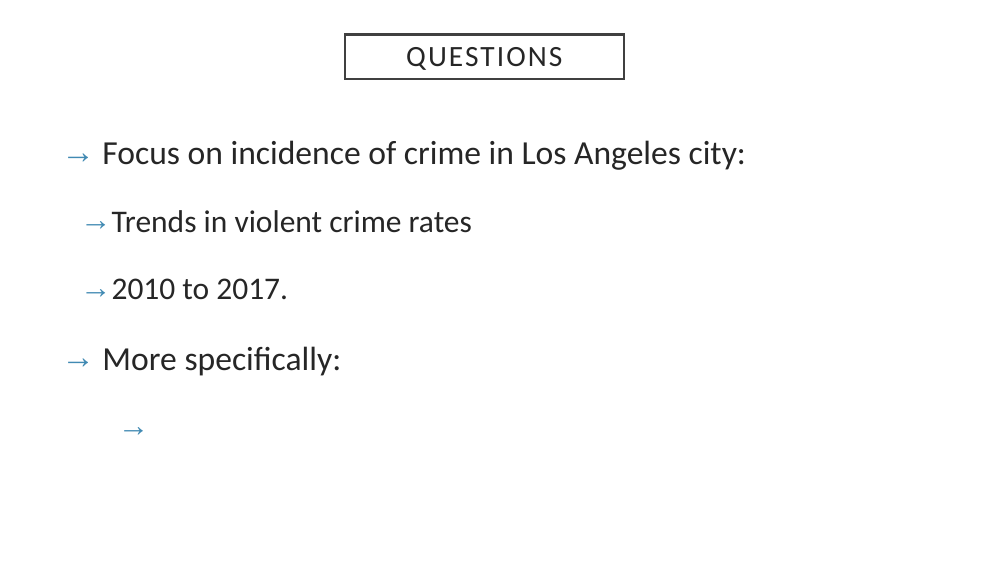
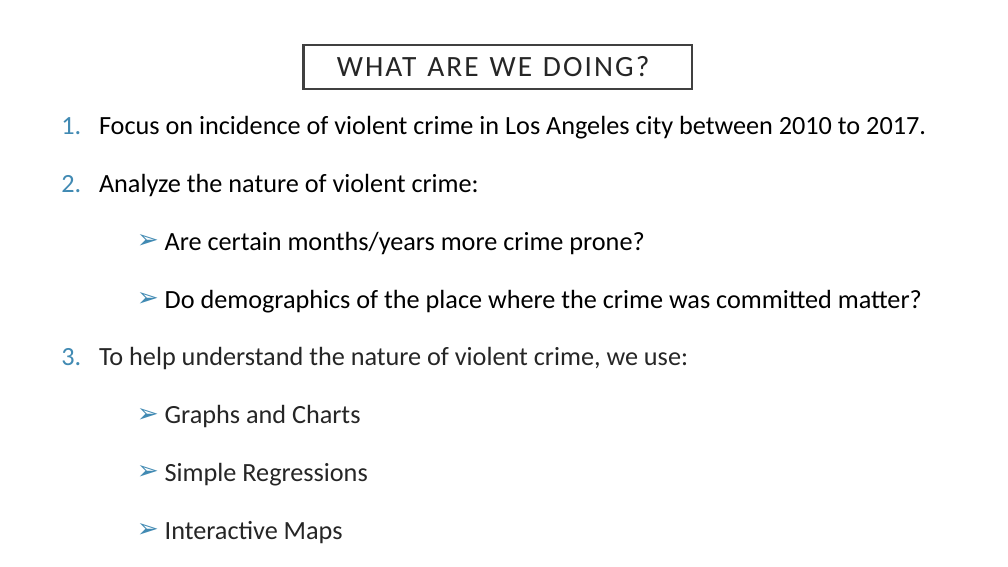
Before and after one commit to shrawantee/Project-Analysis-of-Violent-Crime-in-LA, a slide deck: slide 4 of Presentation/LACity Crime-Final Slides.pptx. Drawn at 1008x567 pixels with LibreOffice and Linux fonts; fonts in the diff are those of the drawing. Boxes give left, top, right and bottom in pixels: in the first picture for what was removed or moved away, otherwise in the second. Text is boxed around its words. In the diff, an @@ line names an element or a change of style, - is before the commit and + after.

```diff
--- a/Presentation/LACity Crime-Final Slides.pptx
+++ b/Presentation/LACity Crime-Final Slides.pptx
@@ title "WHAT ARE WE DOING?": place and size @@
-title "WHAT ARE WE DOING?" at box(345, 35, 624, 79)
+title "WHAT ARE WE DOING?" at box(303, 45, 692, 89)
@@ title at box(337, 56, 649, 76): text changed @@
-QUESTIONS
+WHAT ARE WE DOING?
@@ text at box(99, 115, 926, 544): text changed; size 32 to 25 pt; text colour #262626 to #000000 @@
-→ Focus on incidence of crime in Los Angeles city:
-  → Trends in violent crime rates
-  → 2010 to 2017.
-→ More specifically:
+1. Focus on incidence of violent crime in Los Angeles city between 2010 to 2017.
+2. Analyze the nature of violent crime:
+        ➢ Are certain months/years more crime prone?
+        ➢ Do demographics of the place where the crime was committed matter?
+3. To help understand the nature of violent crime, we use:
+        ➢ Graphs and Charts
+        ➢ Simple Regressions
+        ➢ Interactive Maps
```
Also in this commit, not shown: 13 other slides changed, 2 slides added, 2 slides removed, 2 other files.
